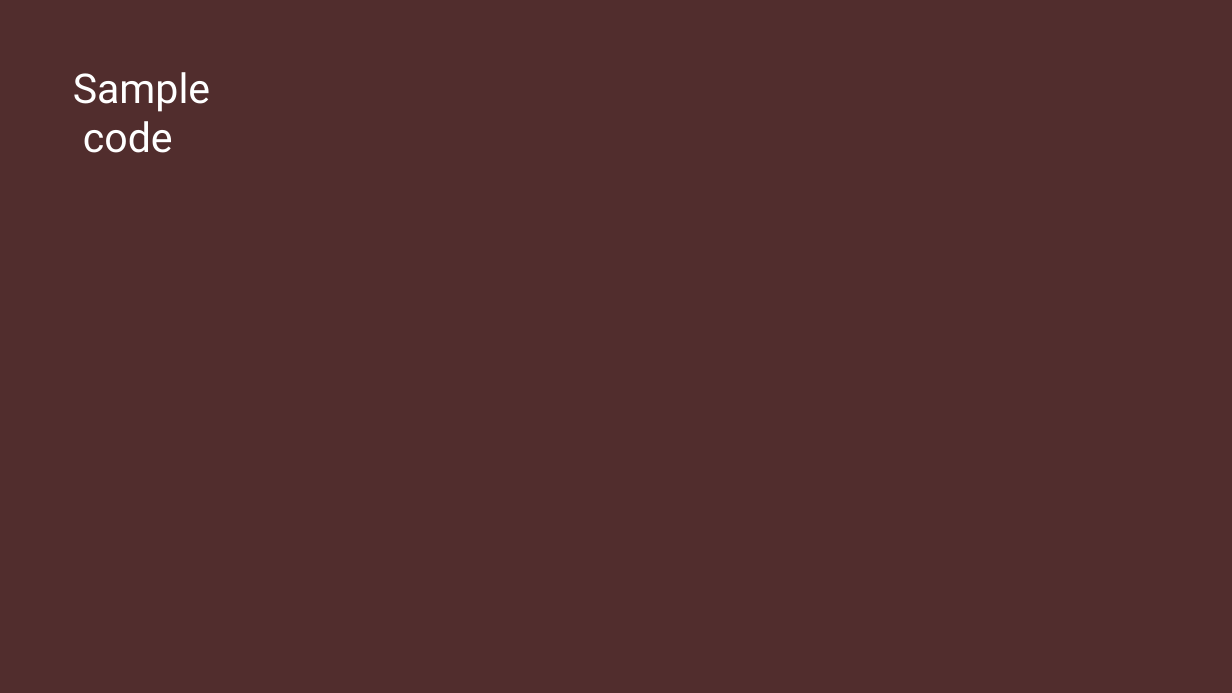
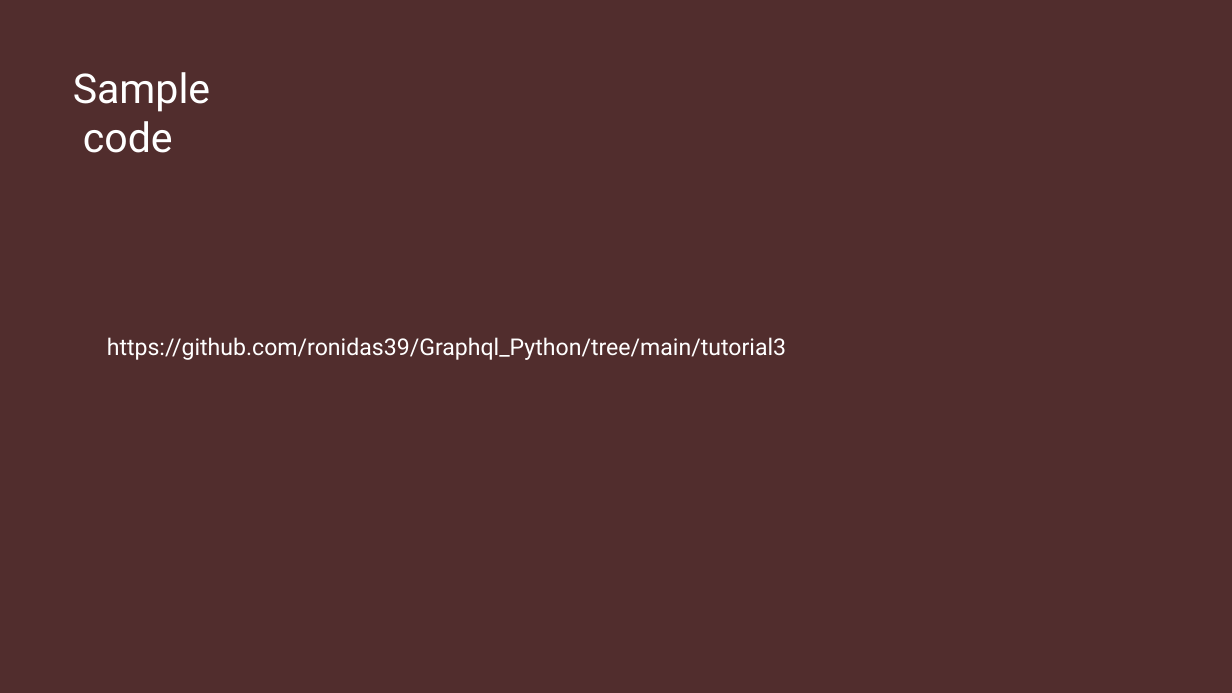
Before and after one commit to ronidas39/Graphql_Python, a slide deck: slide 4 of tutorial3/Graphql_With_Python_tutorial3_Slide.pptx. Drawn at 1232x693 pixels with LibreOffice and Linux fonts; fonts in the diff are those of the drawing. Boxes give left, top, right and bottom in pixels: in the first picture for what was removed or moved away, otherwise in the second. Text is boxed around its words. In the diff, an @@ line names an element or a change of style, - is before the commit and + after.

```diff
--- a/tutorial3/Graphql_With_Python_tutorial3_Slide.pptx
+++ b/tutorial3/Graphql_With_Python_tutorial3_Slide.pptx
@@ text added at <box>107,337,786,360</box>, 18 pt, text #FFFFFF @@
+https://github.com/ronidas39/Graphql_Python/tree/main/tutorial3
```
